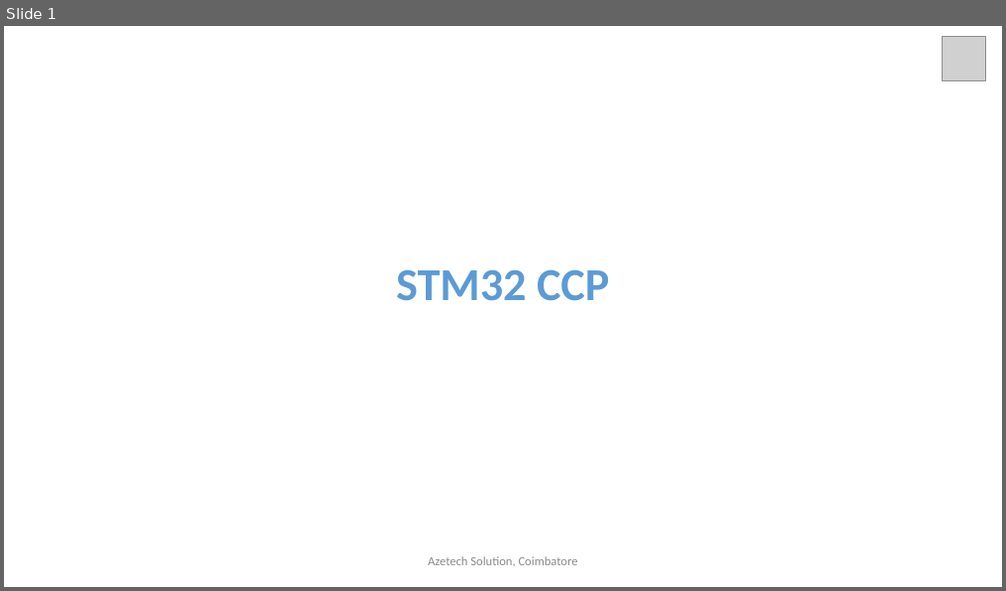
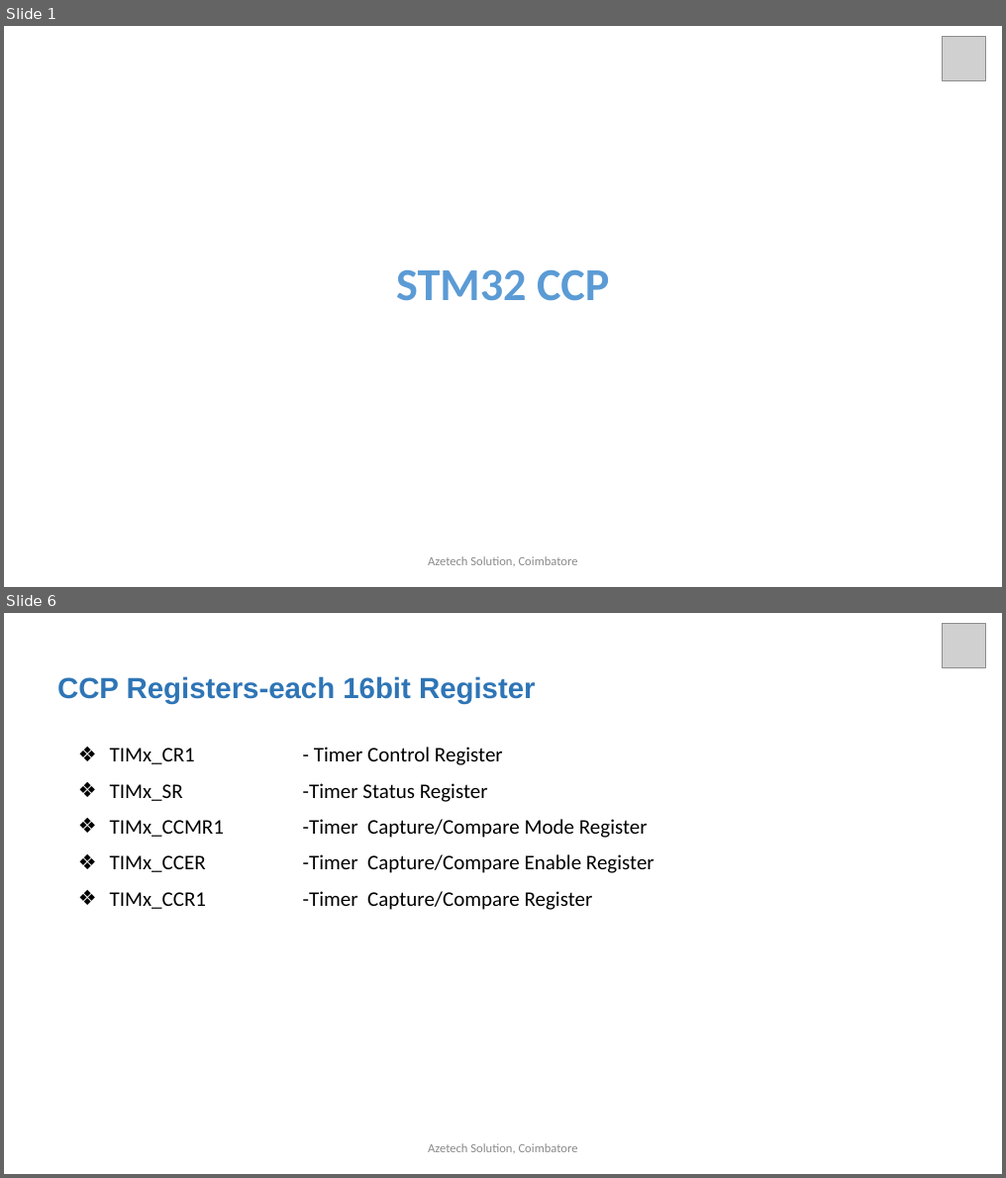
Before and after one commit to arulnelson/AZETECH-CLASS-NOTES, a slide deck: STM32_DOCS/STM32_CCP.pptx. Shown one above the other, each under a label of ours: slide 1 before the commit, slides 1 and 6 after it; the slides between them are not shown. The pictures are 1006x591 and 1006x1178 pixels, drawn with LibreOffice and Linux fonts; fonts in the diff are those of the drawing; grey boxes stand for pictures. Boxes give left, top, right and bottom in pixels: in the first picture for what was removed or moved away, otherwise in the second. Text is boxed around its words. In the diff, an @@ line names an element or a change of style, - is before the commit and + after.

```diff
--- a/STM32_DOCS/STM32_CCP.pptx
+++ b/STM32_DOCS/STM32_CCP.pptx
@@ slide 6 added at <box>4,613,1002,1174</box>, background #FFFFFF @@
@@ picture added at <box>943,624,986,667</box> @@
@@ text added at <box>57,676,536,704</box>, 28 pt, text #2E75B6, bold @@
+CCP Registers-each 16bit Register
@@ text added at <box>110,747,654,910</box>, 20 pt, text #000000 @@
+❖ TIMx_CR1 - Timer Control Register
+❖ TIMx_SR -Timer Status Register
+❖ TIMx_CCMR1 -Timer Capture/Compare Mode Register
+❖ TIMx_CCER -Timer Capture/Compare Enable Register
+❖ TIMx_CCR1 -Timer Capture/Compare Register
@@ text added at <box>428,1144,578,1154</box>, 12 pt, text #8C8C8C @@
+Azetech Solution, Coimbatore
```
Also in this commit, not shown: 2 slides changed, 17 other slides added, 7 slides removed.
